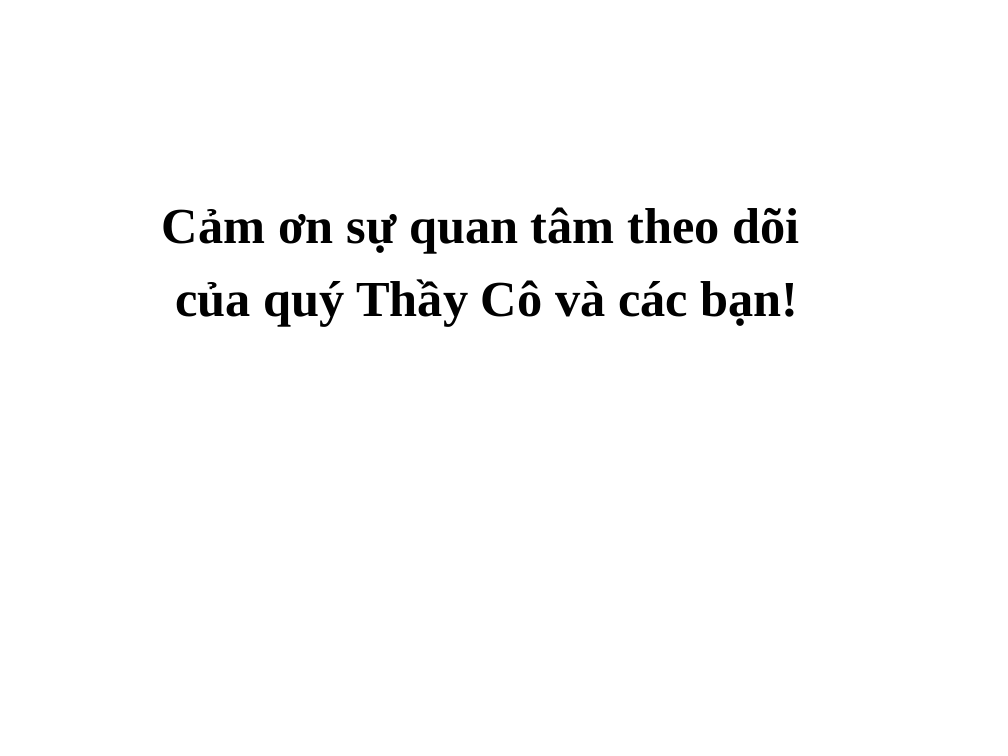
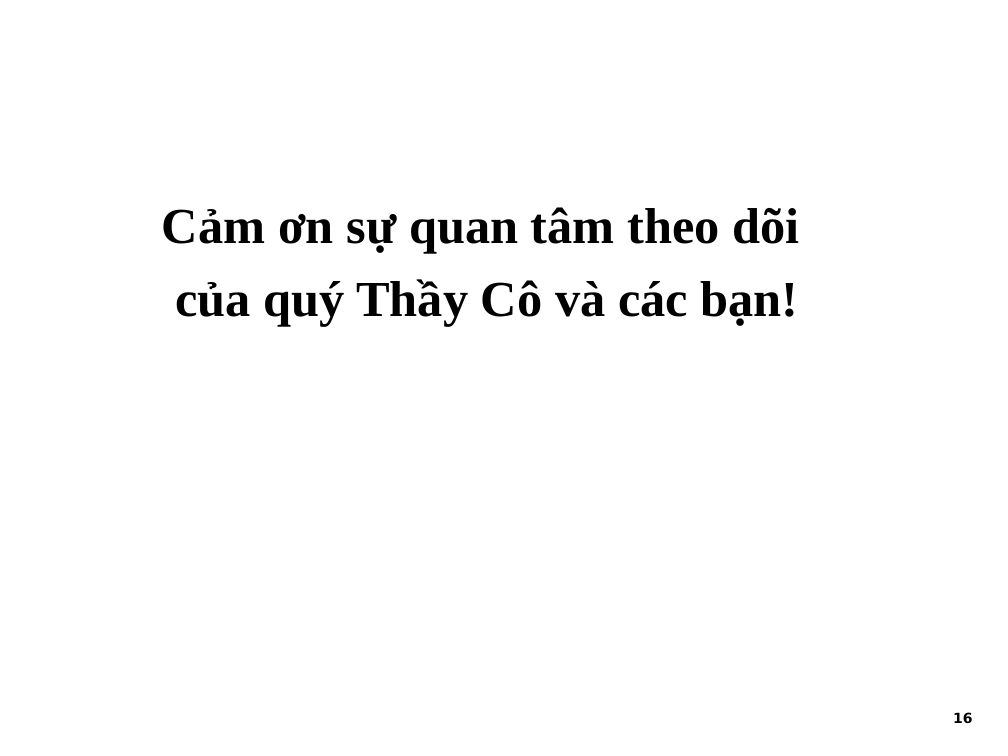
Before and after one commit to tiendv/detaitotnghiep, a slide deck: slide 17 of Report/Slide Baove/Final_slide.ppt. Drawn at 1008x756 pixels with LibreOffice and Linux fonts; fonts in the diff are those of the drawing; background and template pictures are left out. Boxes give left, top, right and bottom in pixels: in the first picture for what was removed or moved away, otherwise in the second. Text is boxed around its words. In the diff, an @@ line names an element or a change of style, - is before the commit and + after.

```diff
--- a/Report/Slide Baove/Final_slide.ppt
+++ b/Report/Slide Baove/Final_slide.ppt
@@ text added at [953, 712, 972, 724], 10 pt, text #000000, bold @@
+16
```
Also in this commit, not shown: 14 other slides changed.
